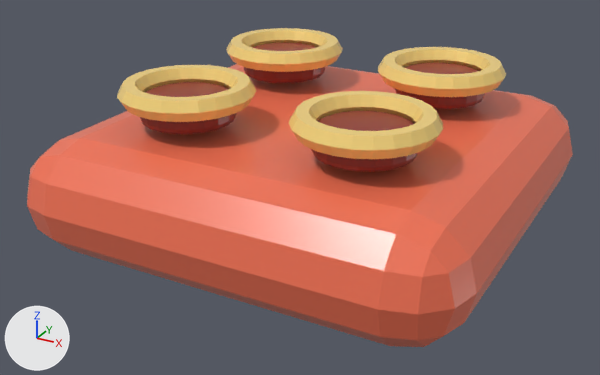
The FBX model Art/PR3D/Exports/Containers/PR3D_Container_1x1.fbx, before and after one commit.
Before and after are seen from a camera (50 mm lens) standing at (0.712, -1.372, 0.743) and looking at (-0.017, -0.046, 0.08). The lights are fixed; the arrows at lower left show +X, +Y and +Z. The older version comes first. Where no turn or scale is listed for an object, it has been applied to the vertices.

Script lines for the objects in view, before the commit:
```python
ob_visual_1x1_base_00 = bpy.data.objects.new('Visual_1x1_Base_00', me_cube_046)
ob_visual_1x1_base_00.location = (0.0, 0.0, 0.11)
ob_visual_1x1_topping_00_00 = bpy.data.objects.new('Visual_1x1_Topping_00_00', me_cylinder_040)
ob_visual_1x1_topping_00_00.location = (-0.18, -0.18, 0.26)
ob_visual_1x1_topping_00_01 = bpy.data.objects.new('Visual_1x1_Topping_00_01', me_cylinder_041)
ob_visual_1x1_topping_00_01.location = (-0.18, 0.18, 0.26)
ob_visual_1x1_topping_00_02 = bpy.data.objects.new('Visual_1x1_Topping_00_02', me_cylinder_042)
ob_visual_1x1_topping_00_02.location = (0.18, -0.18, 0.26)
ob_visual_1x1_topping_00_03 = bpy.data.objects.new('Visual_1x1_Topping_00_03', me_cylinder_043)
ob_visual_1x1_topping_00_03.location = (0.18, 0.18, 0.26)
ob_visual_1x1_toppingrim_00_00 = bpy.data.objects.new('Visual_1x1_ToppingRim_00_00', me_torus_050)
ob_visual_1x1_toppingrim_00_00.location = (-0.18, -0.18, 0.29)
ob_visual_1x1_toppingrim_00_01 = bpy.data.objects.new('Visual_1x1_ToppingRim_00_01', me_torus_051)
ob_visual_1x1_toppingrim_00_01.location = (-0.18, 0.18, 0.29)
ob_visual_1x1_toppingrim_00_02 = bpy.data.objects.new('Visual_1x1_ToppingRim_00_02', me_torus_052)
ob_visual_1x1_toppingrim_00_02.location = (0.18, -0.18, 0.29)
ob_visual_1x1_toppingrim_00_03 = bpy.data.objects.new('Visual_1x1_ToppingRim_00_03', me_torus_053)
ob_visual_1x1_toppingrim_00_03.location = (0.18, 0.18, 0.29)
```
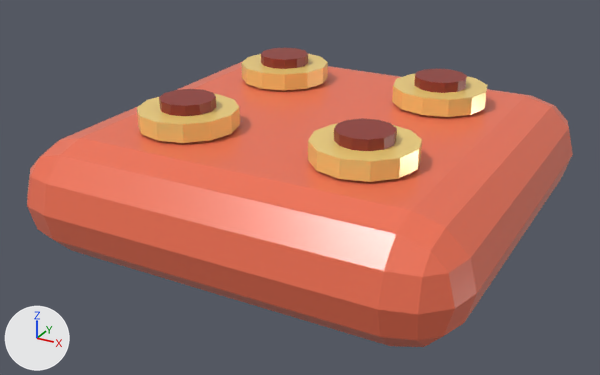
Changed parts and their boxes [x1, y1, x2, y2] in the pictures (600 x 375 px):
'Visual_1x1_ToppingRim_00_02', deleted (yellow)
    before: [289, 91, 443, 159]
'Visual_1x1_ToppingRim_00_00', deleted (yellow)
    before: [117, 65, 256, 122]
'Visual_1x1_ToppingRim_00_03', deleted (yellow)
    before: [378, 47, 506, 97]
'Visual_1x1_Cheese_00_02', added
    after: [308, 123, 422, 182]
'Visual_1x1_ToppingRim_00_01', deleted (yellow)
    before: [226, 28, 343, 72]
'Visual_1x1_Cheese_00_00', added
    after: [137, 94, 240, 143]
'Visual_1x1_Cheese_00_03', added
    after: [392, 74, 487, 117]
'Visual_1x1_Topping_00_02', deleted (red)
    before: [311, 111, 418, 171]
'Visual_1x1_Cheese_00_01', added
    after: [241, 54, 328, 90]
'Visual_1x1_Topping_00_00', deleted (red)
    before: [140, 82, 236, 134]
'Visual_1x1_Tomato_00_02', added (red)
    after: [334, 118, 397, 151]
'Visual_1x1_Topping_00_03', deleted (red)
    before: [395, 63, 485, 109]
'Visual_1x1_Tomato_00_00', added (red)
    after: [159, 89, 216, 116]
'Visual_1x1_Topping_00_01', deleted (red)
    before: [244, 43, 325, 83]
'Visual_1x1_Tomato_00_03', added (red)
    after: [414, 69, 467, 93]
'Visual_1x1_Tomato_00_01', added (red)
    after: [261, 48, 308, 69]

The change in detail:
Mesh me_cylinder_005 is new.
It is a 12-sided cylinder along z spanning x -0.052..0.052, y -0.052..0.052, z -0.0125..0.0125.
It uses material mat_pr3d_mat_container_interior (red #90352c).
Mesh me_cylinder_006 is new.
It has 24 vertices, 14 faces and spans x -0.095..0.095, y -0.095..0.095, z -0.018..0.018.
It uses material mat_pr3d_mat_container_rim (yellow #ffdd81).
Object 'Visual_1x1_Topping_00_03' (ob_visual_1x1_topping_00_03) is deleted.
Object 'Visual_1x1_ToppingRim_00_01' (ob_visual_1x1_toppingrim_00_01) is deleted.
Object 'Visual_1x1_Topping_00_01' (ob_visual_1x1_topping_00_01) is deleted.
Object 'Visual_1x1_ToppingRim_00_03' (ob_visual_1x1_toppingrim_00_03) is deleted.
Object 'Visual_1x1_Topping_00_00' (ob_visual_1x1_topping_00_00) is deleted.
Object 'Visual_1x1_ToppingRim_00_00' (ob_visual_1x1_toppingrim_00_00) is deleted.
Object 'Visual_1x1_Topping_00_02' (ob_visual_1x1_topping_00_02) is deleted.
Object 'Visual_1x1_ToppingRim_00_02' (ob_visual_1x1_toppingrim_00_02) is deleted.
Object 'Visual_1x1_Tomato_00_02' (ob_visual_1x1_tomato_00_02) is new; it shows me_cylinder_005.
Its location is (0.18, -0.18, 0.267).
Object 'Visual_1x1_Tomato_00_00' (ob_visual_1x1_tomato_00_00) is new; it shows a copy of me_cylinder_005.
Its location is (-0.18, -0.18, 0.267).
Object 'Visual_1x1_Cheese_00_03' (ob_visual_1x1_cheese_00_03) is new; it shows me_cylinder_006.
Its location is (0.18, 0.18, 0.242).
Object 'Visual_1x1_Cheese_00_02' (ob_visual_1x1_cheese_00_02) is new; it shows a copy of me_cylinder_006.
Its location is (0.18, -0.18, 0.242).
Object 'Visual_1x1_Cheese_00_00' (ob_visual_1x1_cheese_00_00) is new; it shows a copy of me_cylinder_006.
Its location is (-0.18, -0.18, 0.242).
Object 'Visual_1x1_Tomato_00_01' (ob_visual_1x1_tomato_00_01) is new; it shows a copy of me_cylinder_005.
Its location is (-0.18, 0.18, 0.267).
Object 'Visual_1x1_Tomato_00_03' (ob_visual_1x1_tomato_00_03) is new; it shows a copy of me_cylinder_005.
Its location is (0.18, 0.18, 0.267).
Object 'Visual_1x1_Cheese_00_01' (ob_visual_1x1_cheese_00_01) is new; it shows a copy of me_cylinder_006.
Its location is (-0.18, 0.18, 0.242).
